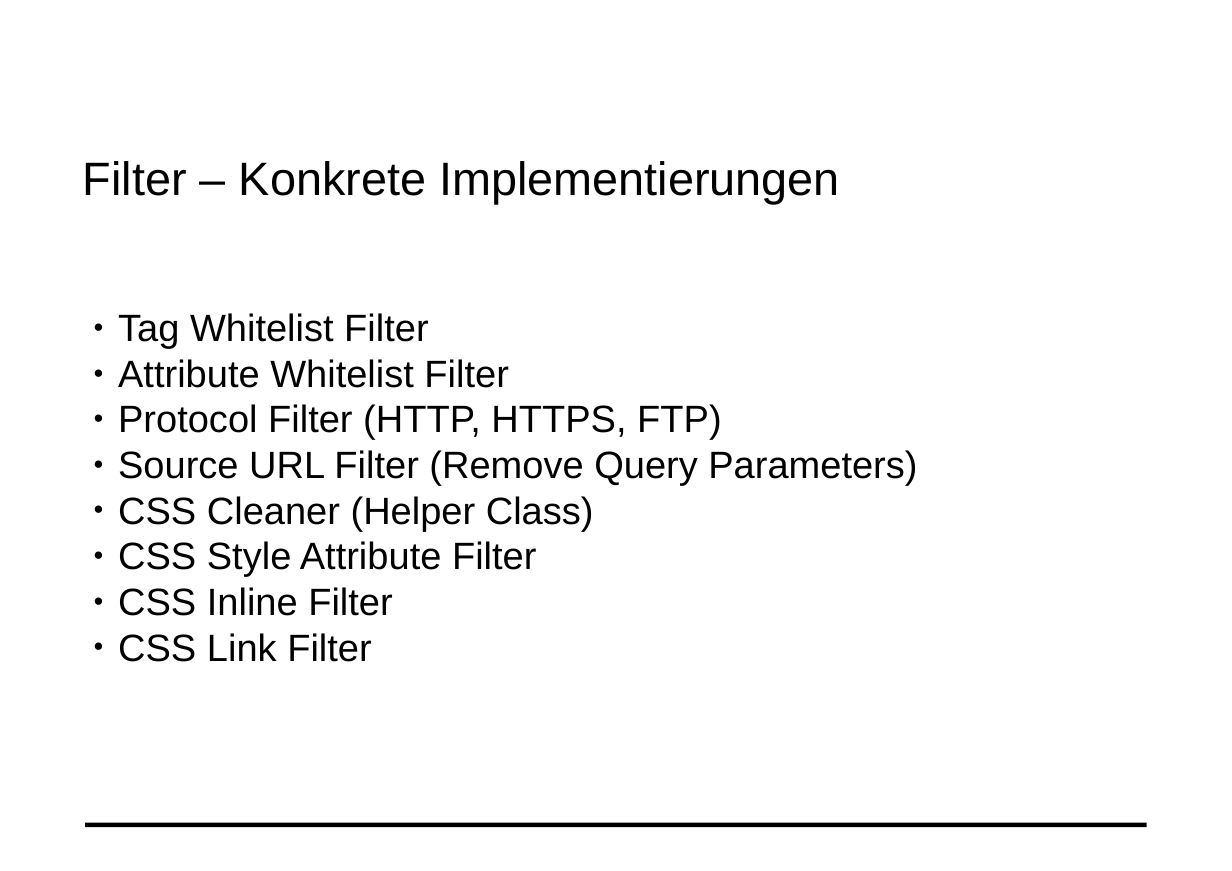
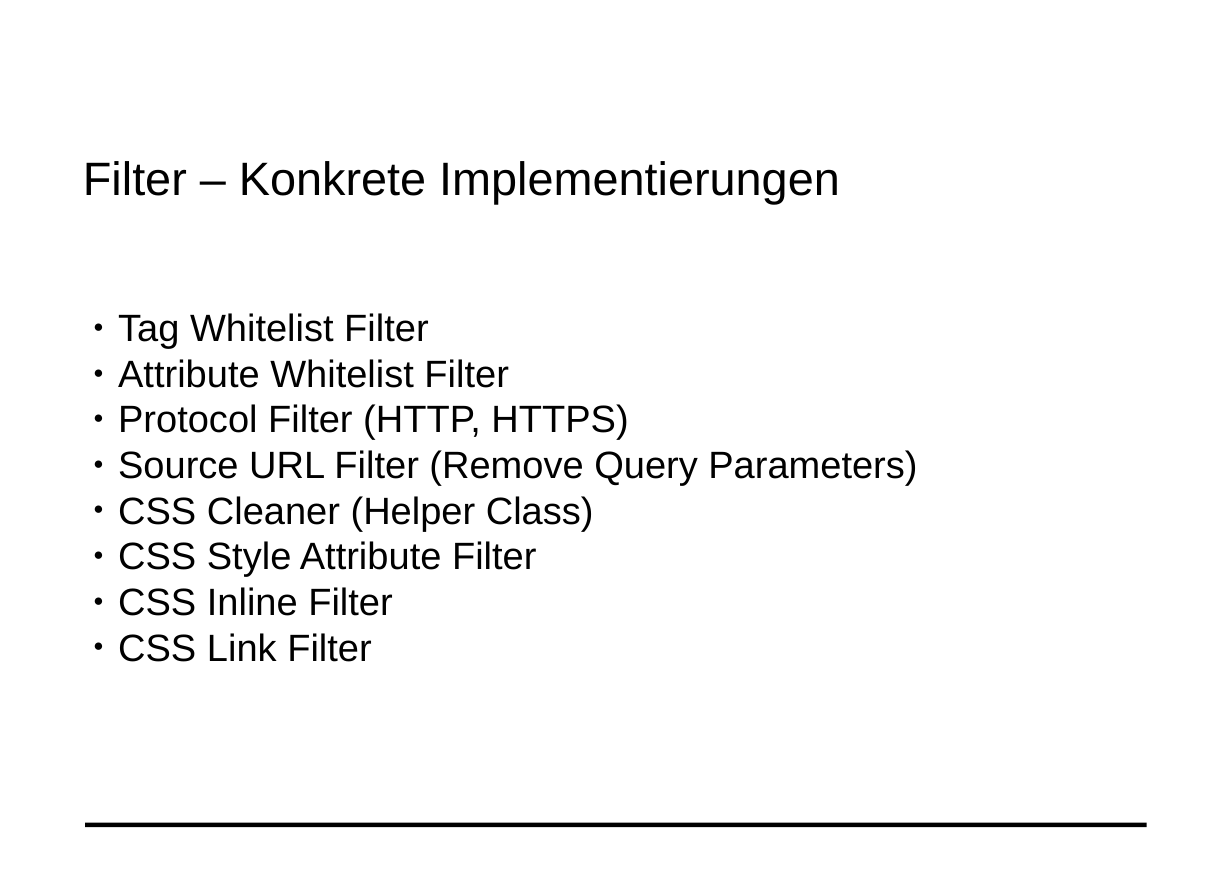
Before and after one commit to mat1/apsifilter, a slide deck: slide 8 of documentation/SecureMail.odp. Drawn at 1232x871 pixels with LibreOffice and Linux fonts; fonts in the diff are those of the drawing; background and template pictures are left out. Boxes give left, top, right and bottom in pixels: in the first picture for what was removed or moved away, otherwise in the second. Text is boxed around its words. In the diff, an @@ line names an element or a change of style, - is before the commit and + after.

Commit message:
Presentation

```diff
--- a/documentation/SecureMail.odp
+++ b/documentation/SecureMail.odp
@@ text at (118, 404, 628, 440): text changed @@
-● Protocol Filter (HTTP, HTTPS, FTP)
+● Protocol Filter (HTTP, HTTPS)
```
Also in this commit, not shown: 3 other files.
